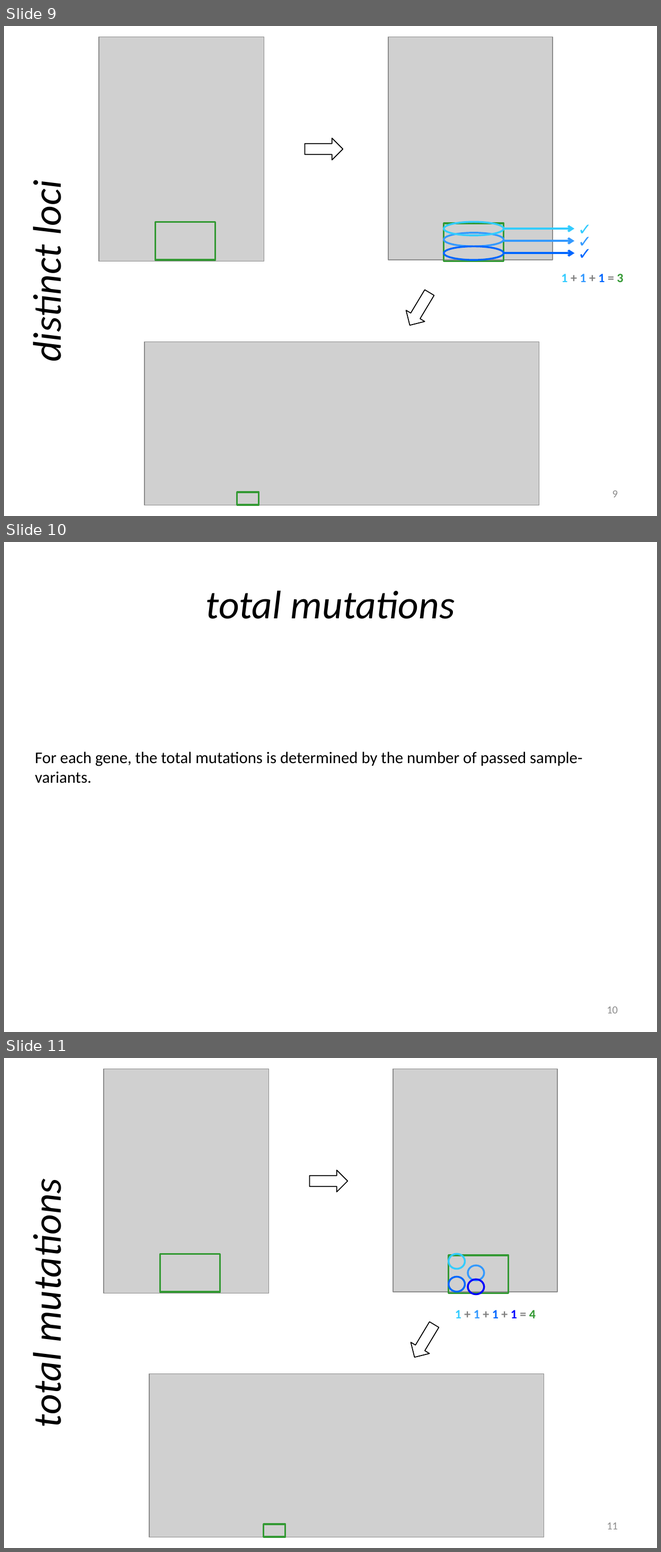
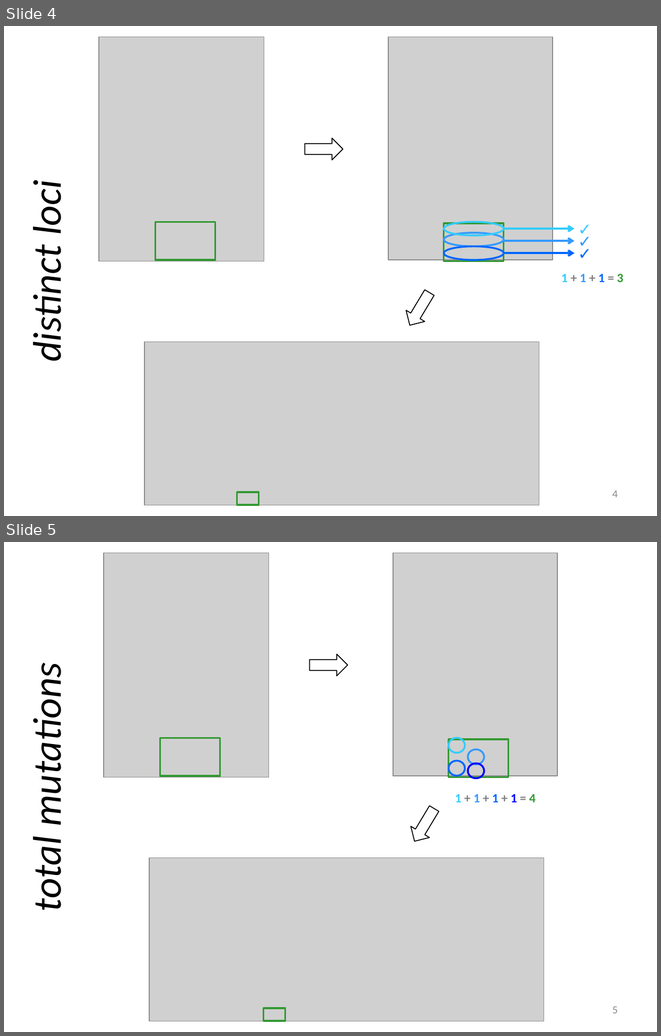
Before and after one commit to umich-brcf-bioinf/GeneRollup, a slide deck: doc/overview_source.pptx. Shown one above the other, each under a label of ours: slides 9, 10 and 11 before the commit, slides 4 and 5 after it. The pictures are 661x1552 and 661x1036 pixels, drawn with LibreOffice and Linux fonts; fonts in the diff are those of the drawing; grey boxes stand for pictures. Boxes give left, top, right and bottom in pixels: in the first picture for what was removed or moved away, otherwise in the second. Text is boxed around its words. In the diff, an @@ line names an element or a change of style, - is before the commit and + after.

```diff
--- a/doc/overview_source.pptx
+++ b/doc/overview_source.pptx
@@ slide 10 removed at <box>4,542,657,1032</box>, background #FFFFFF @@
@@ title removed at <box>206,590,455,619</box> @@
-total mutations
@@ text removed at <box>35,751,582,783</box> @@
-For each gene, the total mutations is determined by the number of passed sample-variants.
@@ page number removed at <box>607,1006,618,1013</box> @@
-10
@@ what was slide 9 is now slide 4 @@
@@ page number at <box>612,490,618,497</box>: text changed @@
-9
+4
@@ what was slide 11 is now slide 5 @@
@@ page number at <box>612,1006,618,1013</box>: text changed @@
-11
+5
```
Also in this commit, not shown: 1 slide changed, 10 other slides removed, 1 other file.
